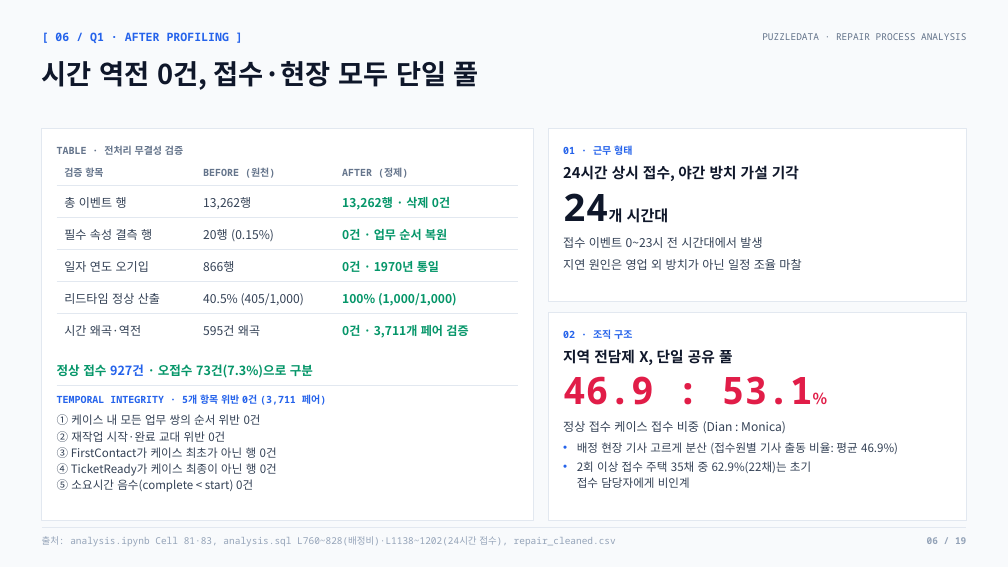
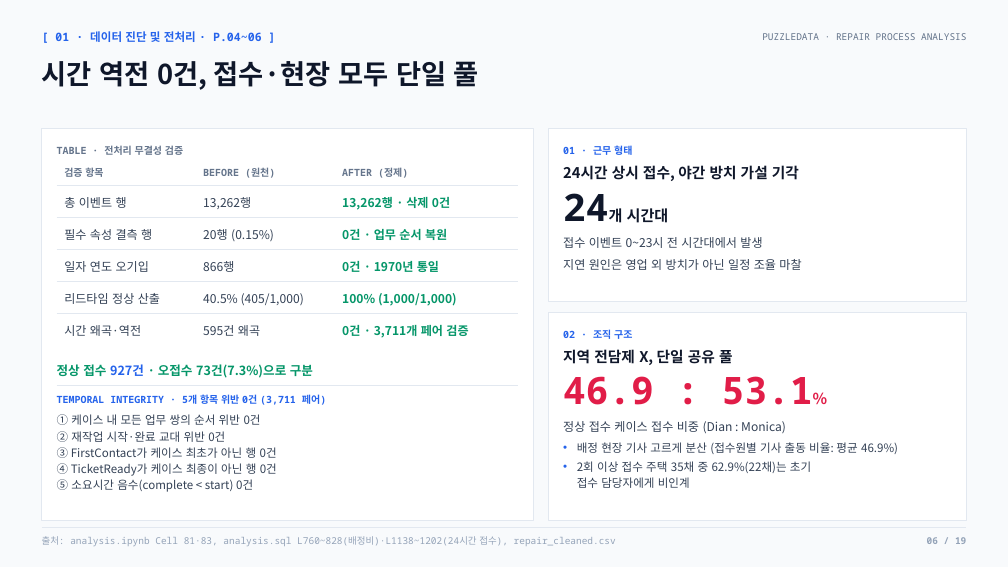
Before and after one commit to nus1245/puzzle_data, a slide deck: slide 6 of outputs/pptx/puzzledata_repair_report.pptx. Drawn at 1008x567 pixels with LibreOffice and Linux fonts; fonts in the diff are those of the drawing. Boxes give left, top, right and bottom in pixels: in the first picture for what was removed or moved away, otherwise in the second. Text is boxed around its words. In the diff, an @@ line names an element or a change of style, - is before the commit and + after.

```diff
--- a/outputs/pptx/puzzledata_repair_report.pptx
+++ b/outputs/pptx/puzzledata_repair_report.pptx
@@ text at box(55, 31, 262, 42): text changed @@
-[ 06 / Q1 · AFTER PROFILING ]
+[ 01 · 데이터 진단 및 전처리 · P.04~06 ]
```
Also in this commit, not shown: 17 other slides changed, 6 other files.
